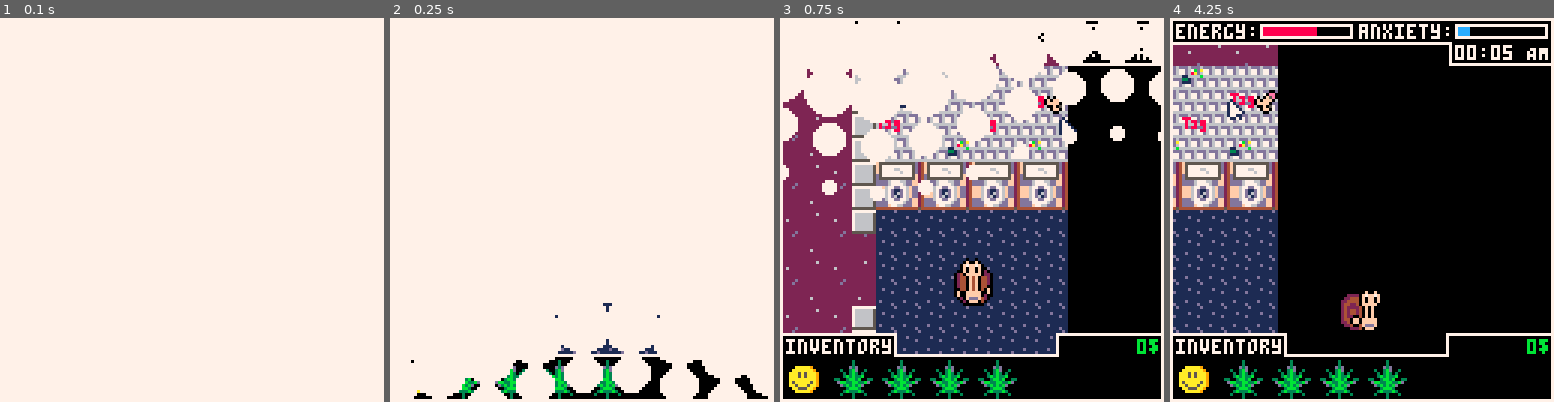
Above: before the commit, frames 1-4 (left to right).
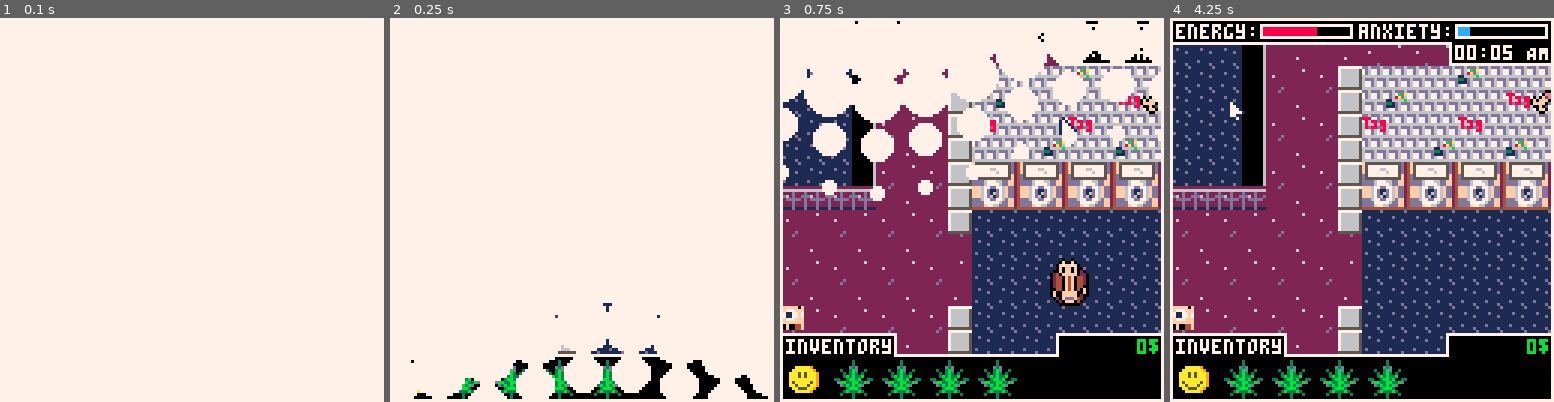
Above: after the commit, the same moments.

Repository: ekaktusz/ld53delivery
Game: PICO-8 cartridge delivery.p8
Same seed, same stepped clock (60 frames per second), same inputs: the game is played once before the commit and once after it.
Inputs (mouse positions are in pixels of both pictures, inside the frame that each line leads up to):
- Up to frame 1 (0.1 s): no input
- Up to frame 2 (0.25 s): no input
- Up to frame 3 (0.75 s): tap X (X key) at 0.33 s; click (1060, 121) at 0.67 s
- Up to frame 4 (4.25 s): tap X (X key) at 1.07, 1.85, 2.97, 4.08 s; click (1216, 267) at 1.22 s; hold Right 1.6-2.1 s; click (1277, 114) at 1.77 s; hold Up 2.15-2.42 s; click (1342, 259) at 2.32 s; hold Right 2.47-3.03 s; click (1404, 106) at 2.87 s; hold Left 3.08-3.58 s; click (1465, 256) at 3.42 s; hold Down 3.63-3.97 s; click (1231, 102) at 3.97 s; hold Right from 4.02 s (still down)

Frame 1 is identical in both runs. In frame 2, less than 0.1% of the frame differs, in the area x 42-49%, y 77-88%; in frame 3, 36%; in frame 4, 74%, in the area x 0-100%, y 7-88%.

Commit message:
camera limit and dealer hitbox

Diff:
--- a/include/camera.lua
+++ b/include/camera.lua
@@ -4,8 +4,8 @@
 }
 
 function camera_set_position(x,y)
-    cam.x = mid(0,x,cam.max_x or 896)
-    cam.y = mid(0,y,cam.max_x or 128)
+    cam.x = mid(0,x,cam.max_x or 320)
+    cam.y = mid(0,y,cam.max_x or 32*4)
     camera(cam.x, cam.y)
 end
 
--- a/include/map.lua
+++ b/include/map.lua
@@ -26,8 +26,18 @@
                 elseif _type == "dj" then
                     customer_init(obj, _type)
                     mset(i,j,68)
-                elseif _type == "fences" or _type == "dealer" then
+                elseif _type == "fences" then
                     mset(i,j,36)
+                elseif _type == "dealer" then
+                    mset(i,j,38)
+                    mset(i+1,j,39)
+                    mset(i,j+1,54)
+                    mset(i+1,j+1,55)
+
+                    mset(i+2,j,38)
+                    mset(i+3,j,39)
+                    mset(i+2,j+1,54)
+                    mset(i+3,j+1,55)
                 else
                     obj = customer_init(obj, _type)
                     mset(i,j,36)
